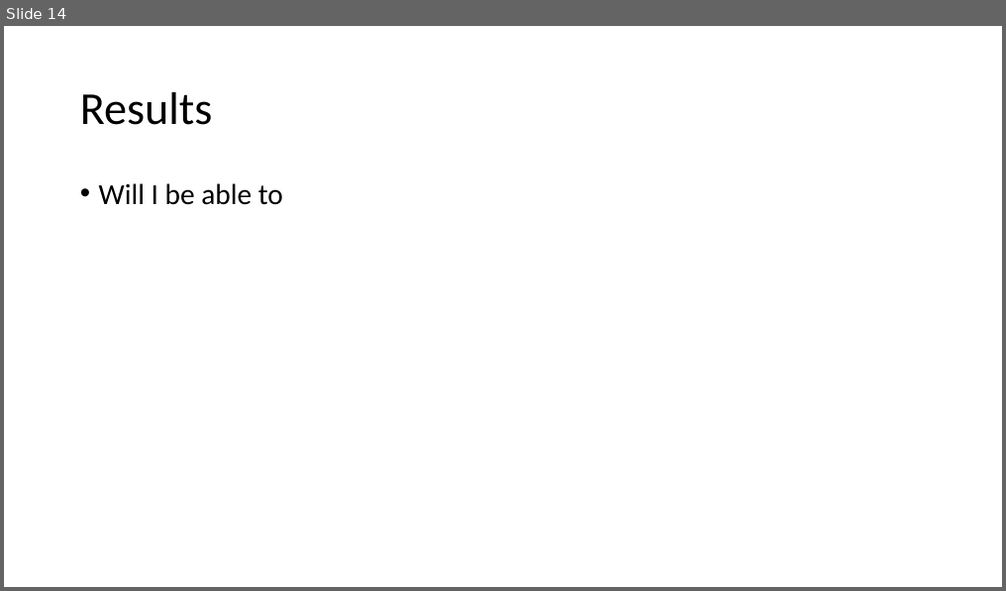
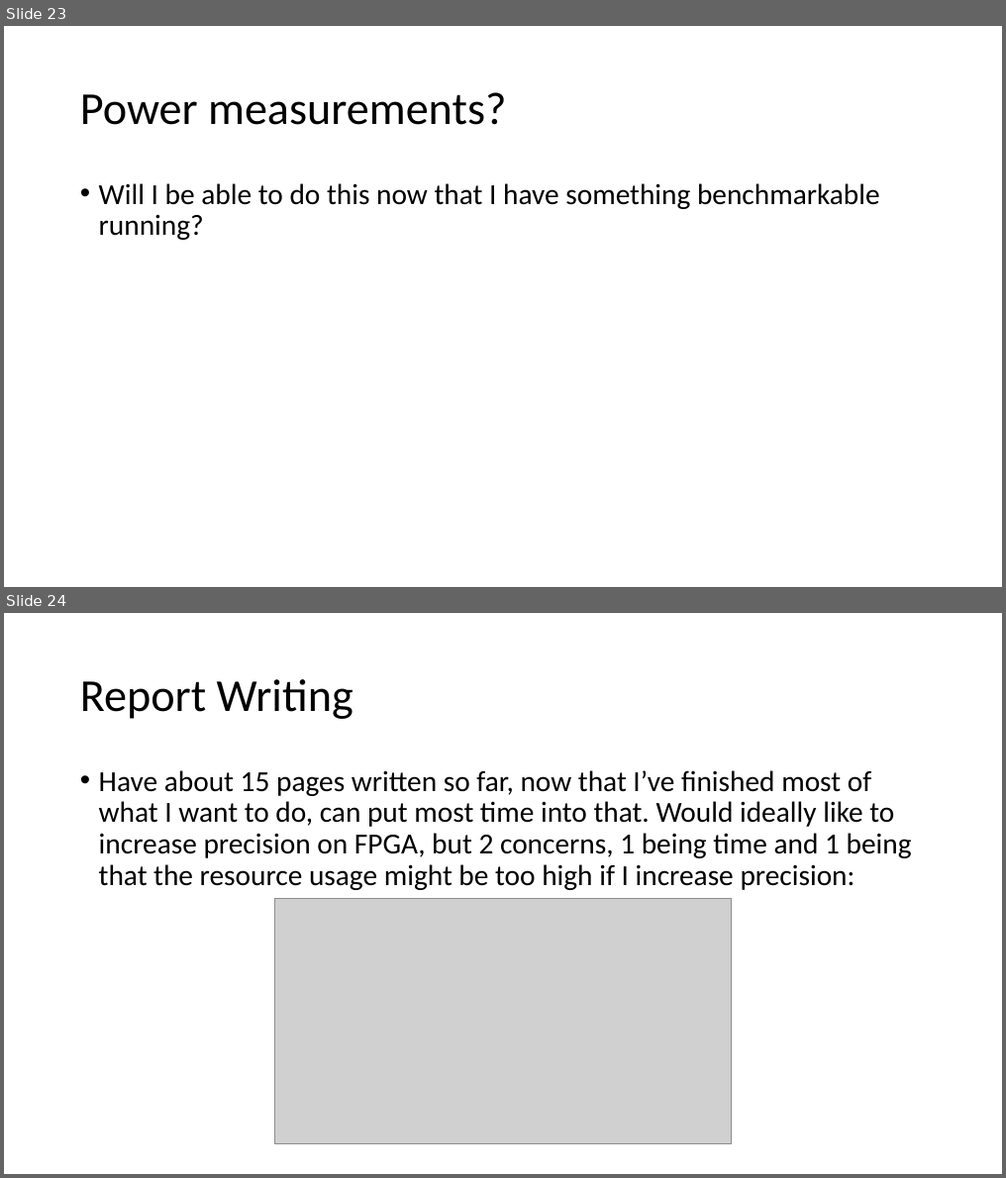
Before and after one commit to erikgroving/NeuralNetworkHardwareAccelerator, a slide deck: WeeklyPresentations/update12_06_13.pptx. Shown one above the other, each under a label of ours: slide 14 before the commit, slides 23 and 24 after it. The pictures are 1006x591 and 1006x1178 pixels, drawn with LibreOffice and Linux fonts; fonts in the diff are those of the drawing; grey boxes stand for pictures. Boxes give left, top, right and bottom in pixels: in the first picture for what was removed or moved away, otherwise in the second. Text is boxed around its words. In the diff, an @@ line names an element or a change of style, - is before the commit and + after.

```diff
--- a/WeeklyPresentations/update12_06_13.pptx
+++ b/WeeklyPresentations/update12_06_13.pptx
@@ slide 24 added at (4,613,1002,1174), background #FFFFFF @@
@@ title added at (80,679,353,719), 44 pt, text #000000 @@
+Report Writing
@@ text added at (99,770,912,890), 28 pt, text #000000 @@
+• Have about 15 pages written so far, now that I’ve finished most of what I want to do, can put most time into that. Would ideally like to increase precision on FPGA, but 2 concerns, 1 being time and 1 being that the resource usage might be too high if I increase precision:
@@ picture added at (274,899,731,1145) @@
@@ what was slide 14 is now slide 23 @@
@@ slide 23 changed as well @@
@@ title at (80,92,506,125): text changed @@
-Results
+Power measurements?
@@ text at (99,183,880,240): text changed @@
-• Will I be able to
+• Will I be able to do this now that I have something benchmarkable running?
```
Also in this commit, not shown: 4 other slides changed, 9 other slides added, 2 other files.
